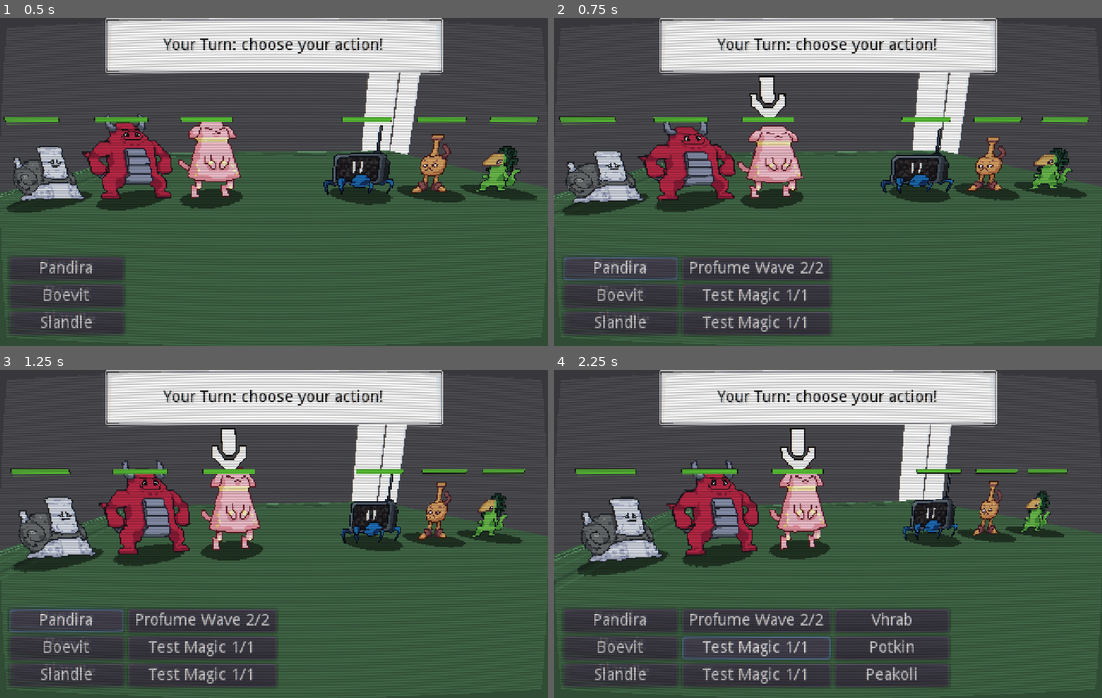
Above: before the commit, frames 1-4 (two rows, left to right).
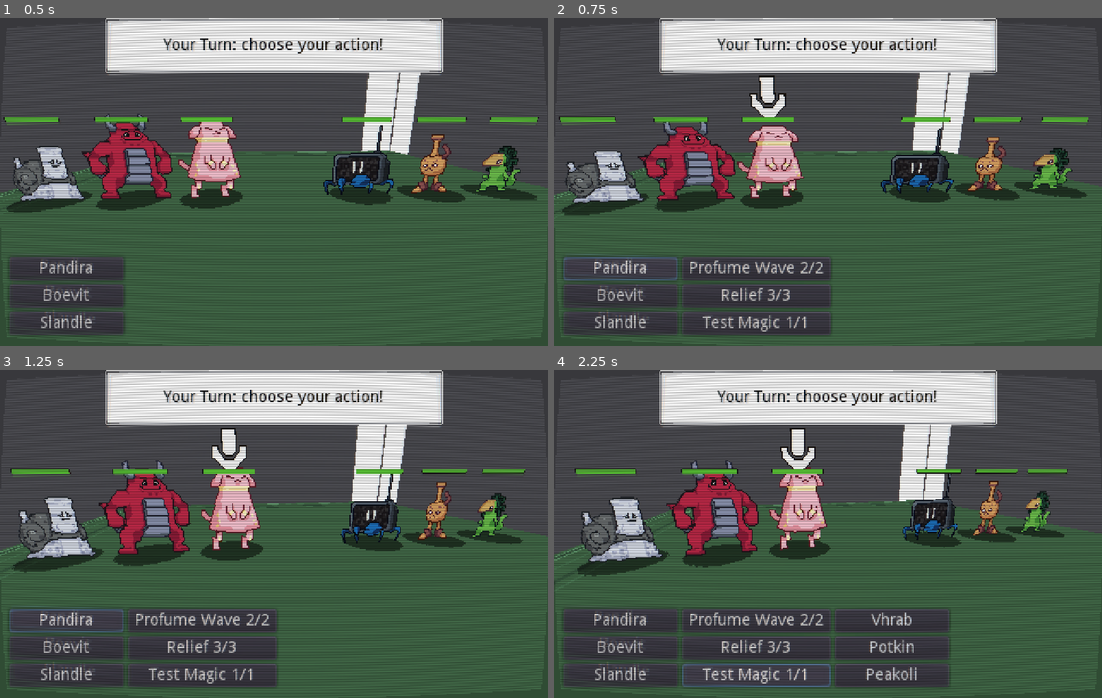
Above: after the commit, the same moments.

Repository: Hairic95/Yolky-RPG
Game: Godot game, scene res://Src/Scenes/BattleScene.tscn
Same seed, same stepped clock (60 frames per second), same inputs: the game is played once before the commit and once after it.
Inputs:
- Up to frame 1 (0.5 s): no input
- Up to frame 2 (0.75 s): click "Pandira" at 0.5 s
- Up to frame 3 (1.25 s): no input
- Up to frame 4 (2.25 s): click "Profume Wave 2/2" at 1.25 s; click "Test Magic 1/1" at 2 s

Frame 1 is identical in both runs. In frame 2, 0.4% of the frame differs, in the area x 27-47%, y 82-88%; in frame 3, 0.4%; in frame 4, 1.0%, in the area x 23-51%, y 81-97%.

Commit message:
added effect handling (only heal implemented)

Diff:
--- a/Data/Actions.json
+++ b/Data/Actions.json
@@ -64,8 +64,6 @@
 		"target": "enemy_single",
 		"power" : 80,
 		"self_effects" : [
-			{
-			}
 		]
 	},
 	"steam_boost" :
@@ -104,9 +102,23 @@
 		"action_type": "effect",
 		"uses": 2,
 		"target": "ally_all",
-		"self_effects" : [
+		"effects" : [
 			{
-				"code": "clear_status"
+				"code": "heal",
+				"amount": 20
+			}
+		]
+	},
+	"relief" :
+	{
+		"name": "Relief",
+		"action_type": "effect",
+		"uses": 3,
+		"target": "ally_single",
+		"effects" : [
+			{
+				"code": "heal",
+				"amount": 50
 			}
 		]
 	},
--- a/Data/Critters.json
+++ b/Data/Critters.json
@@ -33,7 +33,7 @@
 		"actions" :
 		[
 			"profume_wave",
-			"test_magic",
+			"relief",
 			"test_magic"
 		]
 	},
@@ -70,9 +70,9 @@
 		"texture": "Vhrab",
 		"actions" :
 		[
-			"test_magic",
-			"test_magic",
-			"test_magic"
+			"relief",
+			"relief",
+			"dizzing_vapors"
 		]
 	},
 	"slandle" :
@@ -128,8 +128,8 @@
 		"actions" :
 		[
 			"peak",
-			"front_attack",
-			"front_attack"
+			"relief",
+			"relief"
 		]
 	},
 	"potkin" :
@@ -146,9 +146,9 @@
 		"texture": "Potkin",
 		"actions" :
 		[
-			"front_attack",
-			"front_attack",
-			"front_attack"
+			"relief",
+			"relief",
+			"relief"
 		]
 	}
 }
--- a/Src/Entities/BattleCritter.gd
+++ b/Src/Entities/BattleCritter.gd
@@ -69,6 +69,12 @@
 	$HealthBar/HealthTween.start()
 	yield($HealthBar/HealthTween, "tween_all_completed")
 
+func heal(amount):
+	current_hp = min(max_hp, current_hp + amount)
+	$HealthBar/HealthTween.interpolate_property($HealthBar/CurrentHealth, "scale",
+			$HealthBar/CurrentHealth.scale, Vector3(float(current_hp) / float(max_hp), 1, 1), 0.3)
+	$HealthBar/HealthTween.start()
+
 func set_sprite():
 	$Image.offset.y = $Image.texture.get_size().y / 2
 	$SelectSprite.translation.y = 2.5
--- a/Src/Resources/Player.gd
+++ b/Src/Resources/Player.gd
@@ -40,11 +40,22 @@
 			possible_actions.append(action)
 	var chosen_action = possible_actions[randi()%possible_actions.size()]
 	var possible_targets = []
-	for critter in opponent_critters:
-		if !critter.is_ko:
-			possible_targets.append(critter)
-	var chosen_targets = [possible_targets[randi()%possible_targets.size()]]
+	match chosen_action.target:
+		"ally_single", "ally_all":
+			for c in critters:
+				if !c.is_ko:
+					possible_targets.append(c)
+		"enemy_single", "enemy_all":
+			for c in opponent_critters:
+				if !c.is_ko:
+					possible_targets.append(c)
+		"self":
+			possible_targets.append(chosen_critter)
 
 	yield(get_tree().create_timer(0.3), "timeout")
 
-	BattleTurnHandler.emit_signal("ai_action_chosen", chosen_critter, chosen_action, chosen_targets)
+	if chosen_action.target.ends_with("single"):
+		var chosen_targets = [possible_targets[randi()%possible_targets.size()]]
+		BattleTurnHandler.emit_signal("ai_action_chosen", chosen_critter, chosen_action, chosen_targets)
+	else:
+		BattleTurnHandler.emit_signal("ai_action_chosen", chosen_critter, chosen_action, possible_targets)
--- a/Src/Scenes/BattleScene.gd
+++ b/Src/Scenes/BattleScene.gd
@@ -275,6 +275,13 @@
 				target.get_hurt(max(1, damage))
 		Constants.ActionTypeEffect:
 			print("effects: " + to_json(action.effects))
+	# Apply Action effects
+	for effect in action.effects:
+		for target in targets:
+			apply_effect(effect, target)
+	for effect in action.self_effects:
+		apply_effect(effect, critter)
+
 	# remove one use of the move
 	action.current_uses -= 1
 	# check if the user has any uses of their moves left, if no uses are left give only tackle.
@@ -300,6 +307,11 @@
 	if !is_game_over():
 		go_to_next_turn()
 
+func apply_effect(effect, target):
+	match effect.code:
+		"heal":
+			target.heal(effect.amount)
+
 func show_target_selected(targets : Array):
 	for target in targets:
 		target.set_target_sprite_visible(true)
